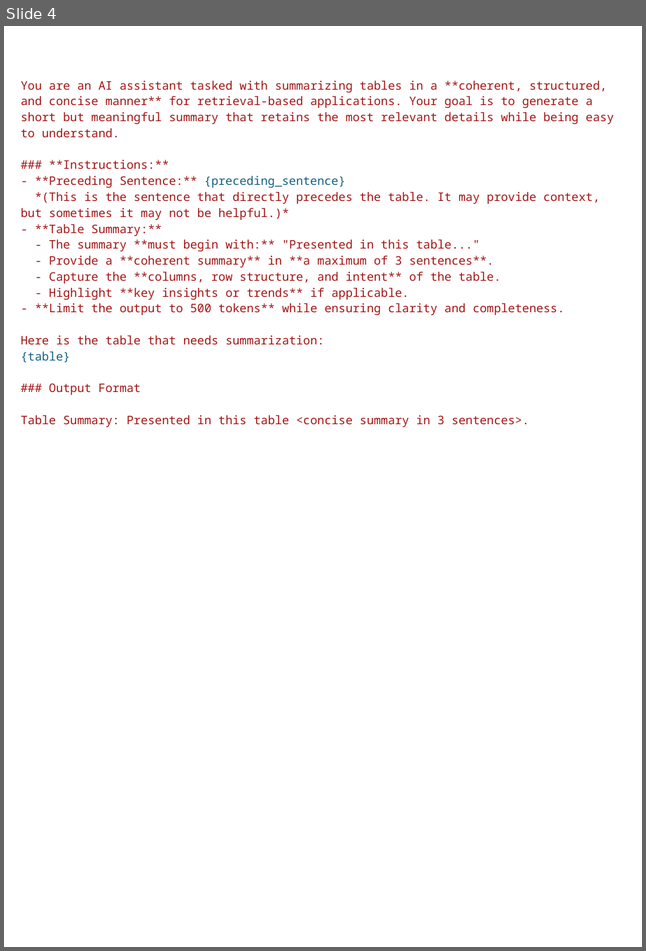
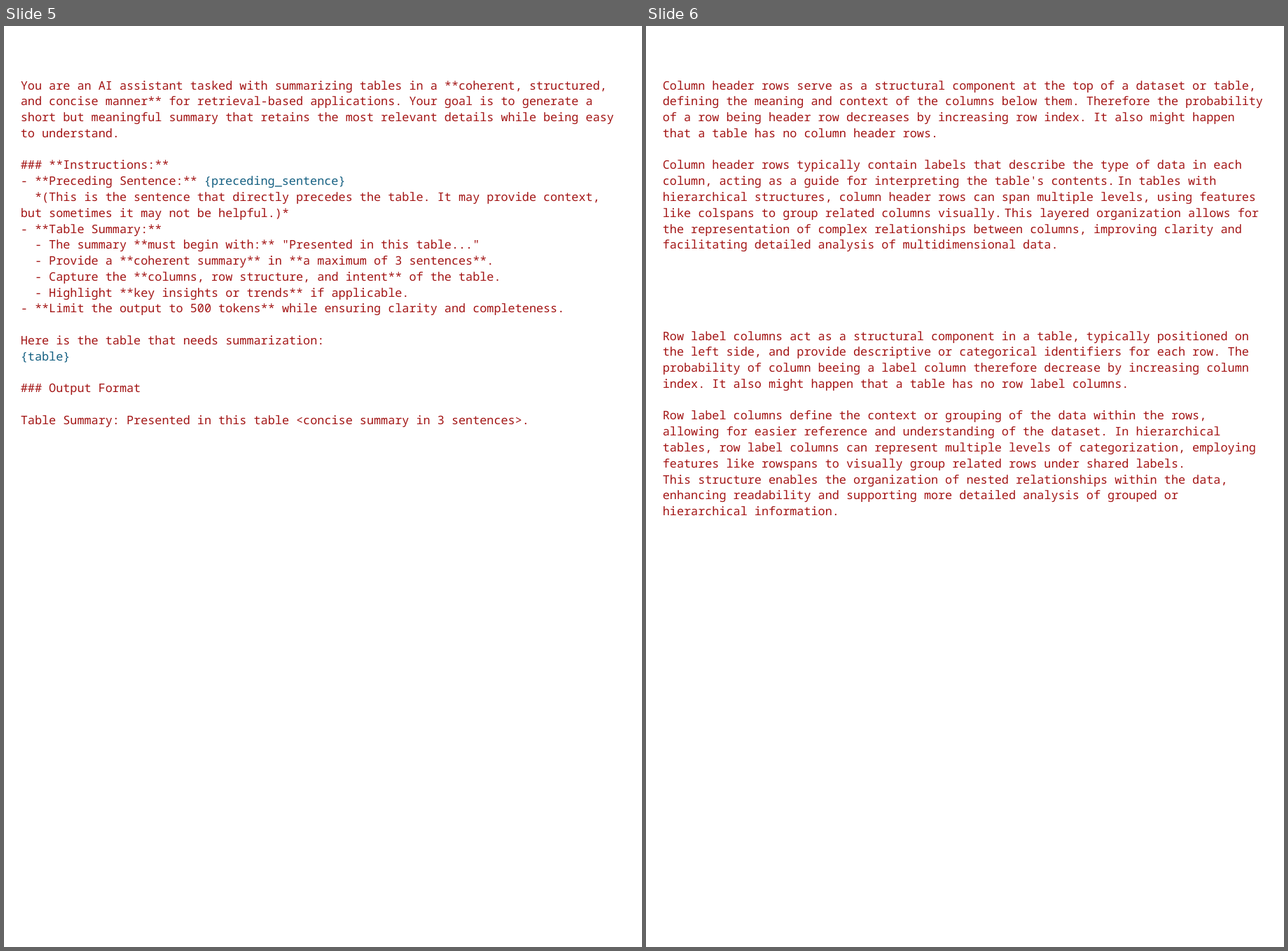
Before and after one commit to gsindlinger/TabTree-Table-QA-on-Full-Documents, a slide deck: documents/Grafiken_Hochkant.pptx. Shown side by side, each under a label of ours: slide 4 before the commit, slides 5 and 6 after it. The pictures are 646x951 and 1288x951 pixels, drawn with LibreOffice and Linux fonts; fonts in the diff are those of the drawing. Boxes give left, top, right and bottom in pixels: in the first picture for what was removed or moved away, otherwise in the second. Text is boxed around its words. In the diff, an @@ line names an element or a change of style, - is before the commit and + after.

Commit message:
updated analysis

```diff
--- a/documents/Grafiken_Hochkant.pptx
+++ b/documents/Grafiken_Hochkant.pptx
@@ slide 6 added at (646, 26, 1284, 947), background #FFFFFF @@
@@ text added at (663, 81, 1263, 251), 10 pt, text #A31515 @@
+Column header rows serve as a structural component at the top of a dataset or table, defining the meaning and context of the columns below them. Therefore the probability of a row being header row decreases by increasing row index. It also might happen that a table has no column header rows.
+Column header rows typically contain labels that describe the type of data in each column, acting as a guide for interpreting the table's contents. In tables with hierarchical structures, column header rows can span multiple levels, using features like colspans to group related columns visually. This layered organization allows for the representation of complex relationships between columns, improving clarity and facilitating detailed analysis of multidimensional data.
@@ text added at (663, 331, 1256, 515), 10 pt, text #A31515 @@
+Row label columns act as a structural component in a table, typically positioned on the left side, and provide descriptive or categorical identifiers for each row. The probability of column beeing a label column therefore decrease by increasing column index. It also might happen that a table has no row label columns.
+Row label columns define the context or grouping of the data within the rows, allowing for easier reference and understanding of the dataset. In hierarchical tables, row label columns can represent multiple levels of categorization, employing features like rowspans to visually group related rows under shared labels.
+This structure enables the organization of nested relationships within the data, enhancing readability and supporting more detailed analysis of grouped or hierarchical information.
@@ what was slide 4 is now slide 5 @@
```
Also in this commit, not shown: 1 slide changed, 9 other slides added, 22 other files.
